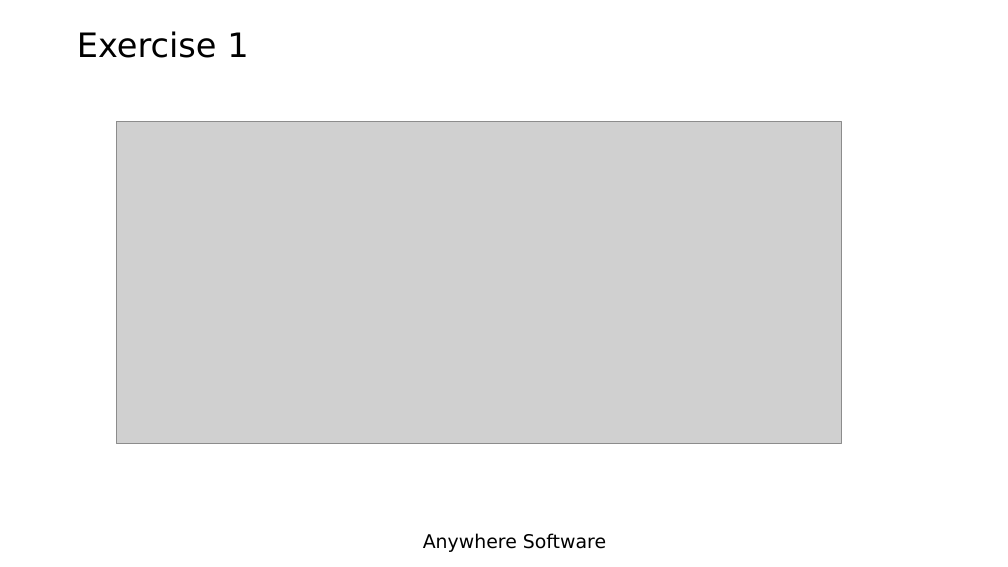
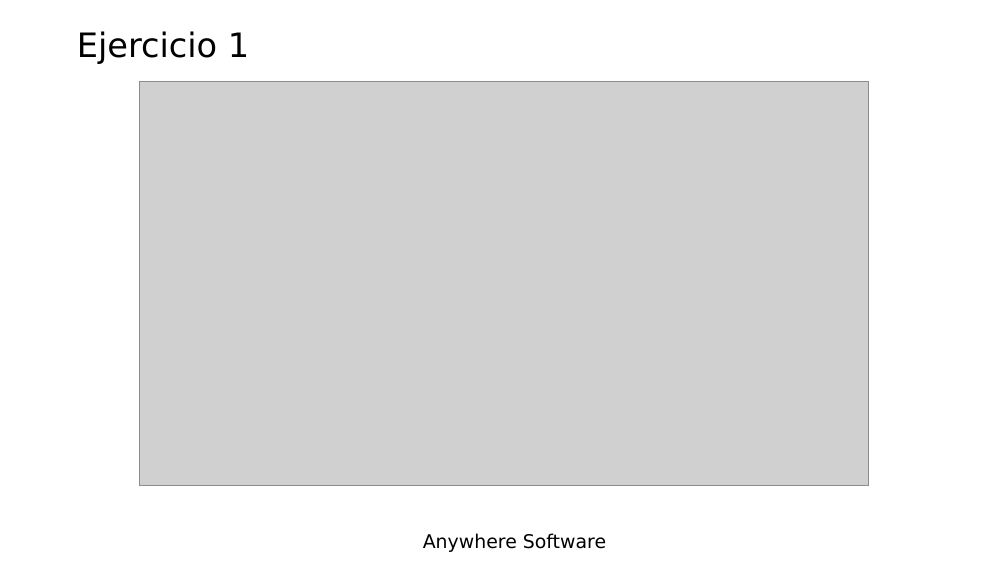
Before and after one commit to Lamashino/Teaching-B4J, a slide deck: slide 20 of Tema 5 - Diseñador/Tema 5 - Diseñador.pptx. Drawn at 1008x567 pixels with LibreOffice and Linux fonts; fonts in the diff are those of the drawing; grey boxes stand for pictures; background and template pictures are left out. Boxes give left, top, right and bottom in pixels: in the first picture for what was removed or moved away, otherwise in the second. Text is boxed around its words. In the diff, an @@ line names an element or a change of style, - is before the commit and + after.

```diff
--- a/Tema 5 - Diseñador/Tema 5 - Diseñador.pptx
+++ b/Tema 5 - Diseñador/Tema 5 - Diseñador.pptx
@@ title at (77,31,249,64): text changed @@
-Exercise 1
+Ejercicio 1
@@ picture: place and size @@
-picture at (116,121,842,444)
+picture at (139,82,869,485)
```
Also in this commit, not shown: 9 other slides changed, 10 slides added, 10 slides removed, 2 other files.
